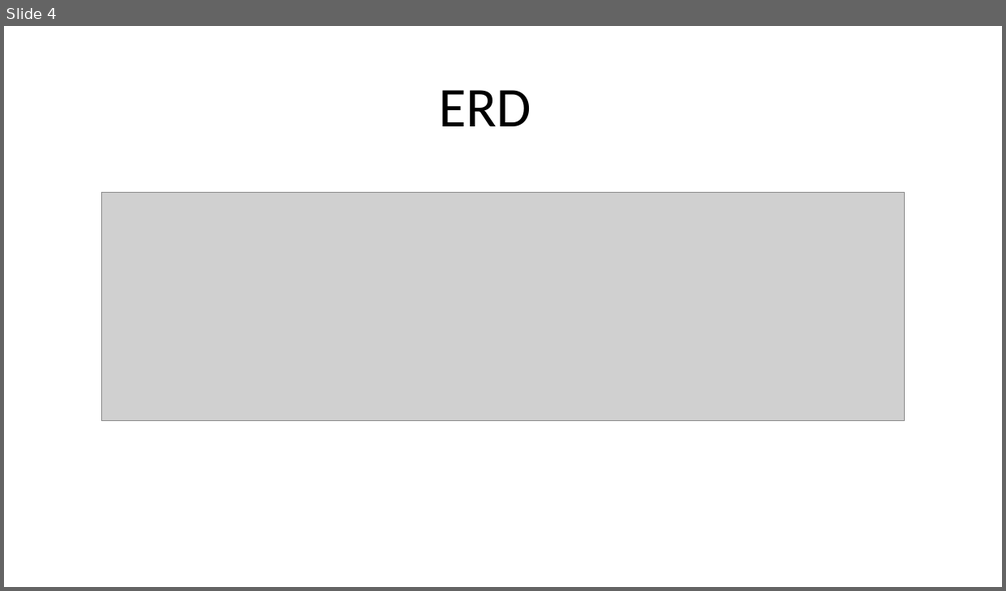
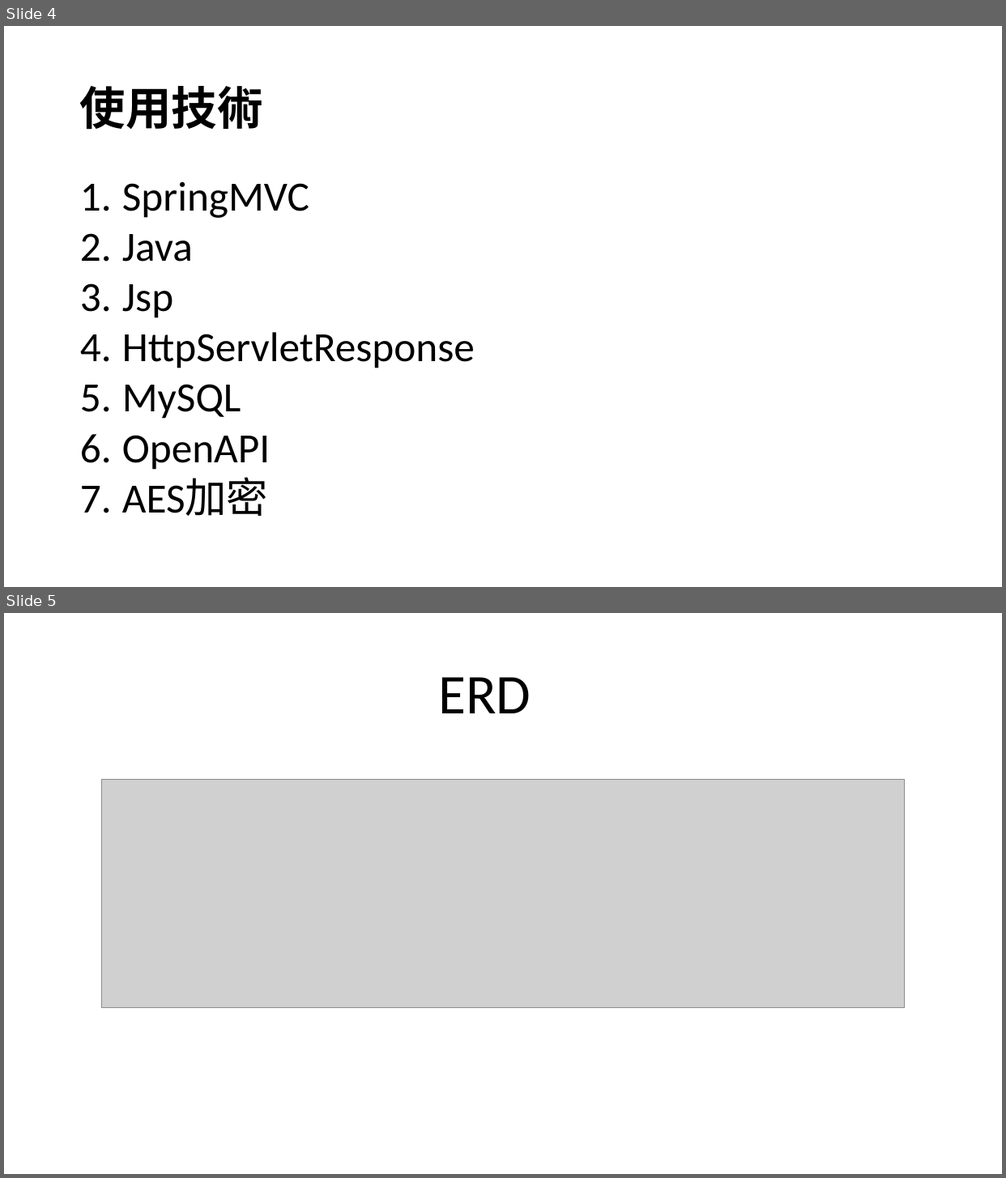
Before and after one commit to alex85amy/HighRail, a slide deck: 簡報/高鐵專案簡報.pptx. Shown one above the other, each under a label of ours: slide 4 before the commit, slides 4 and 5 after it. The pictures are 1006x591 and 1006x1178 pixels, drawn with LibreOffice and Linux fonts; fonts in the diff are those of the drawing; grey boxes stand for pictures. Boxes give left, top, right and bottom in pixels: in the first picture for what was removed or moved away, otherwise in the second. Text is boxed around its words. In the diff, an @@ line names an element or a change of style, - is before the commit and + after.

```diff
--- a/簡報/高鐵專案簡報.pptx
+++ b/簡報/高鐵專案簡報.pptx
@@ slide 4 added at <box>4,26,1002,587</box>, background #FFFFFF @@
@@ title added at <box>80,86,263,130</box>, 44 pt, text #000000, bold @@
+使用技術
@@ text added at <box>122,182,475,516</box>, 40 pt, text #000000 @@
+1. SpringMVC
+2. Java
+3. Jsp
+4. HttpServletResponse
+5. MySQL
+6. OpenAPI
+7. AES加密
@@ what was slide 4 is now slide 5 @@
```
Also in this commit, not shown: 1 slide changed, 1 other slide added, 1 slide removed.
